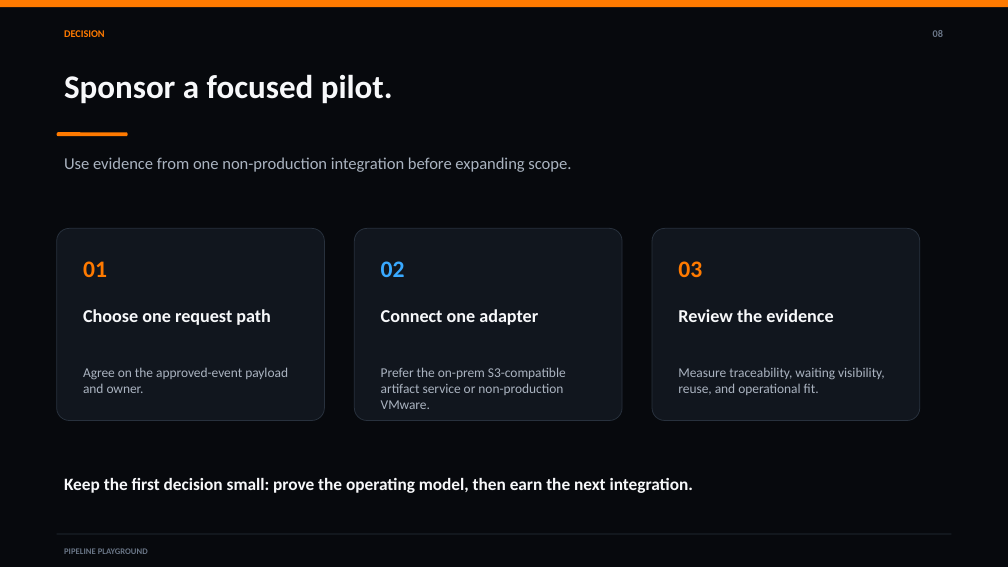
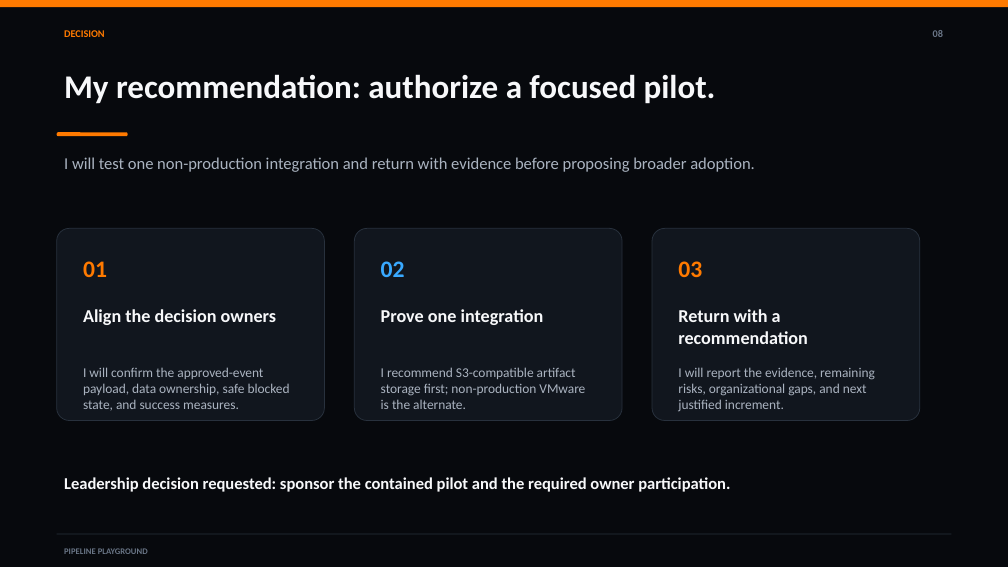
Before and after one commit to KhalilGibrotha/pipeline-playground, a slide deck: slide 8 of outputs/pipeline-playground-leadership-brief.pptx. Drawn at 1008x567 pixels with LibreOffice and Linux fonts; fonts in the diff are those of the drawing. Boxes give left, top, right and bottom in pixels: in the first picture for what was removed or moved away, otherwise in the second. Text is boxed around its words. In the diff, an @@ line names an element or a change of style, - is before the commit and + after.

Commit message:
Clarify engineering tests and leadership recommendation

```diff
--- a/outputs/pipeline-playground-leadership-brief.pptx
+++ b/outputs/pipeline-playground-leadership-brief.pptx
@@ text at bbox=[64, 74, 716, 104]: text changed @@
-Sponsor a focused pilot.
+My recommendation: authorize a focused pilot.
@@ text at bbox=[64, 157, 755, 172]: text changed @@
-Use evidence from one non-production integration before expanding scope.
+I will test one non-production integration and return with evidence before proposing broader adoption.
@@ text at bbox=[83, 309, 277, 325]: text changed @@
-Choose one request path
+Align the decision owners
@@ text at bbox=[381, 309, 544, 325]: text changed @@
-Connect one adapter
+Prove one integration
@@ text at bbox=[678, 309, 808, 344]: text changed @@
-Review the evidence
+Return with a recommendation
@@ text at bbox=[83, 367, 290, 411]: text changed @@
-Agree on the approved-event payload and owner.
+I will confirm the approved-event payload, data ownership, safe blocked state, and success measures.
@@ text at bbox=[381, 367, 585, 409]: text changed @@
-Prefer the on-prem S3-compatible artifact service or non-production VMware.
+I recommend S3-compatible artifact storage first; non-production VMware is the alternate.
@@ text at bbox=[678, 367, 875, 412]: text changed @@
-Measure traceability, waiting visibility, reuse, and operational fit.
+I will report the evidence, remaining risks, organizational gaps, and next justified increment.
@@ text at bbox=[64, 477, 730, 492]: text changed; size 16.5 to 15.8 pt @@
-Keep the first decision small: prove the operating model, then earn the next integration.
+Leadership decision requested: sponsor the contained pilot and the required owner participation.
```
Also in this commit, not shown: 1 other slide changed, 3 other files.
